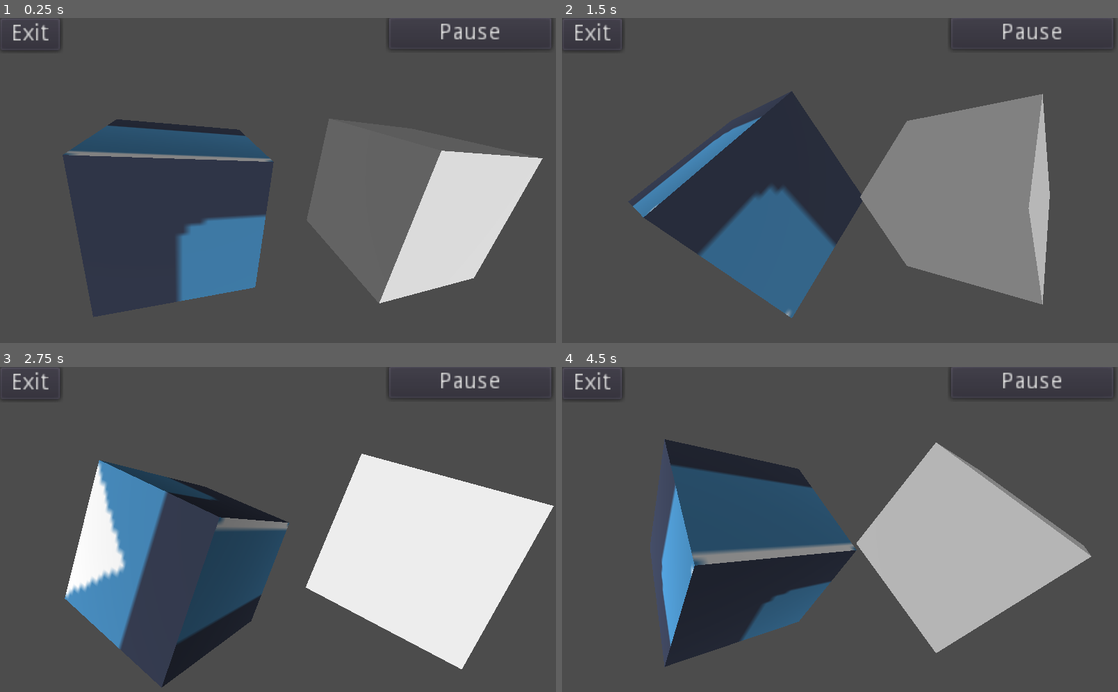
Above: before the commit, frames 1-4 (two rows, left to right).
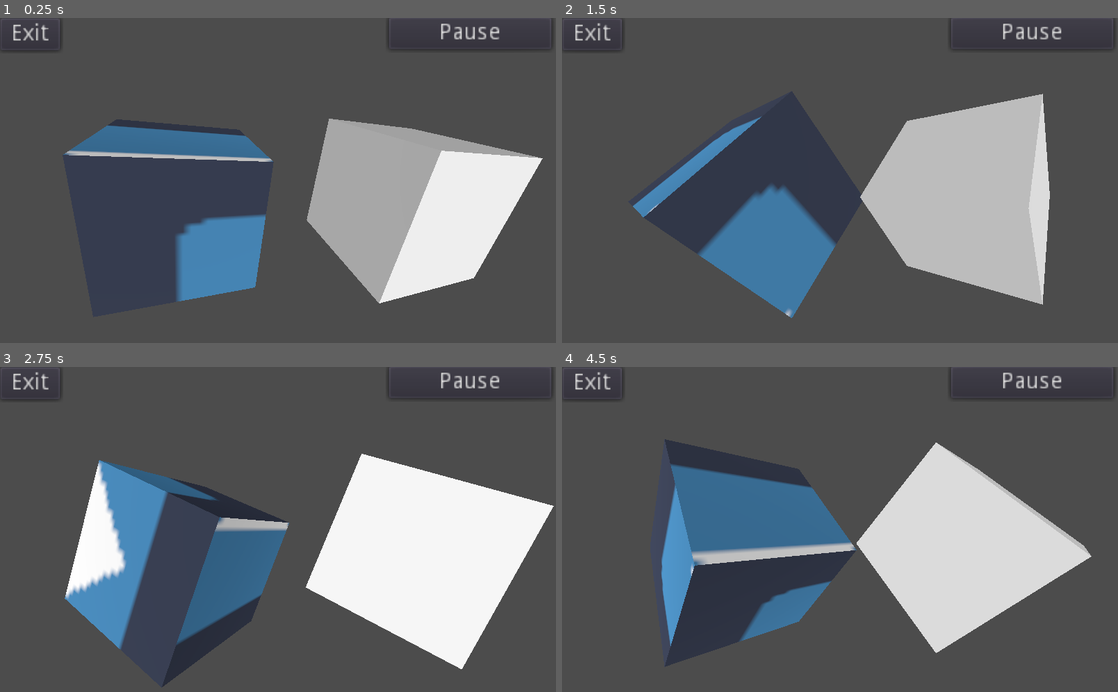
Above: after the commit, the same moments.

Repository: Io-oxicify/SpeenCube
Game: Godot game, scene res://workspace.tscn
Same seed, same stepped clock (60 frames per second), same inputs: the game is played once before the commit and once after it. The engine's default icon, where the game draws it, is replaced by a stand-in: a white triangle on a blue panel in a dark square.
Inputs:
- Up to frame 1 (0.25 s): no input
- Up to frame 2 (1.5 s): no input
- Up to frame 3 (2.75 s): no input
- Up to frame 4 (4.5 s): no input

The runs differ from the first frame. In frame 1, 12% of the frame differs, in the area x 11-98%, y 30-88%; in frame 2, 21%; in frame 3, 4.7%; in frame 4, 22%, in the area x 19-96%, y 23-89%.

Commit message:
added back GLES3, GLES2 fallback added

Diff:
--- a/project.godot
+++ b/project.godot
@@ -24,5 +24,5 @@
 
 [rendering]
 
-quality/driver/driver_name="GLES2"
+quality/driver/fallback_to_gles2=true
 environment/default_environment="res://default_env.tres"
